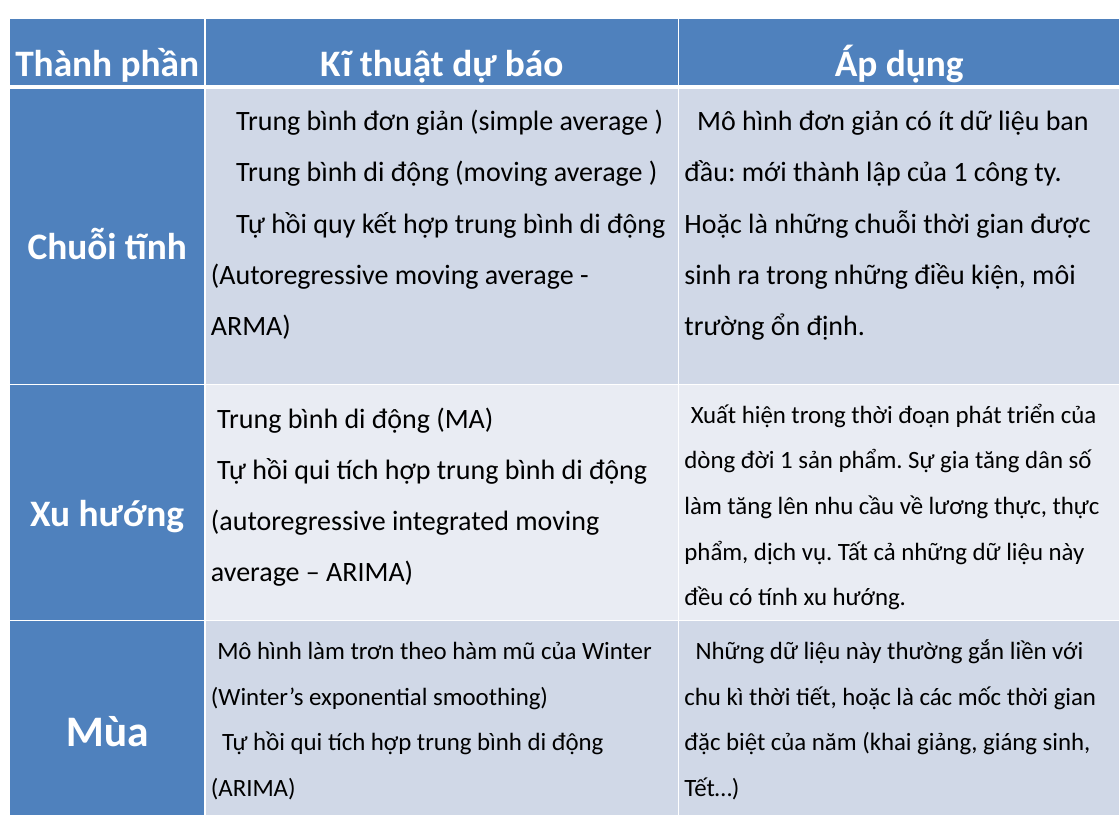
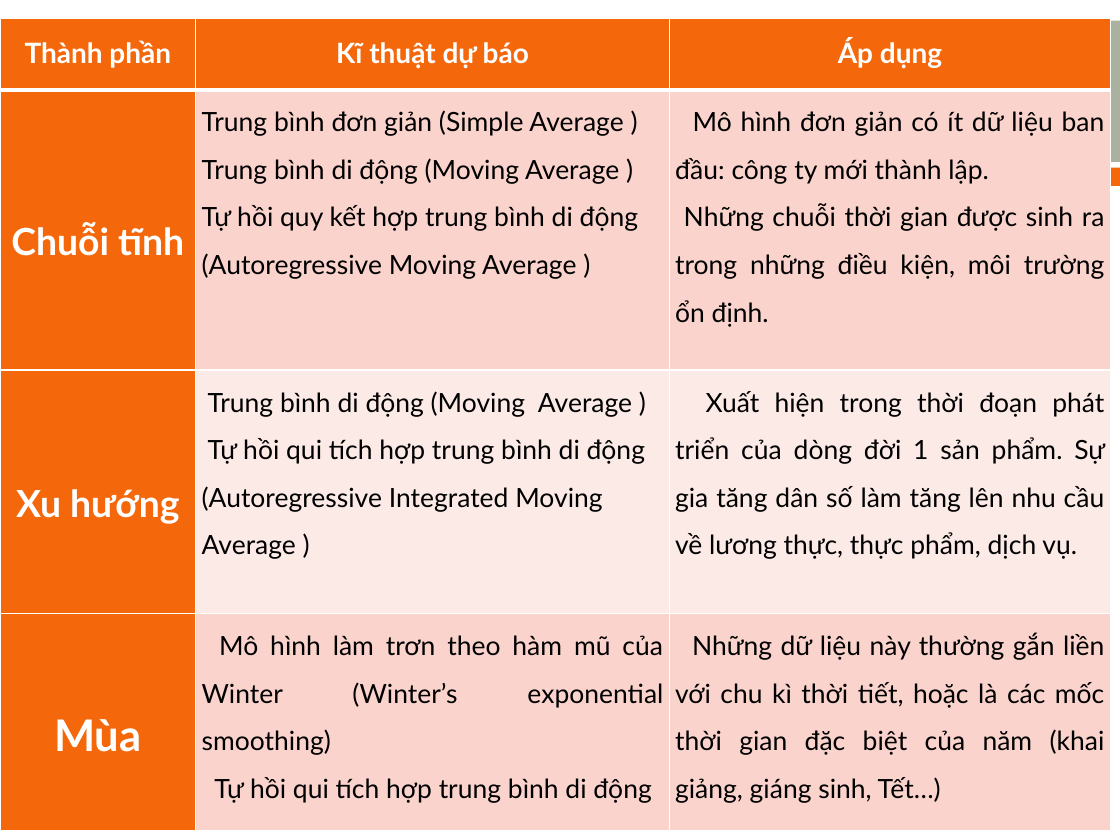
Before and after one commit to nvtthai/forecast-time-series, a slide deck: slide 13 of Report/Presentation.ppt. Drawn at 1120x840 pixels with LibreOffice and Linux fonts; fonts in the diff are those of the drawing. Boxes give left, top, right and bottom in pixels: in the first picture for what was removed or moved away, otherwise in the second. Text is boxed around its words. In the diff, an @@ line names an element or a change of style, - is before the commit and + after.

```diff
--- a/Report/Presentation.ppt
+++ b/Report/Presentation.ppt
@@ table at (x1=0, y1=19, x2=1111, y2=831) @@
-row 2, column 2: Trung bình đơn giản (simple average ) / Trung bình di động (moving average ) / Tự hồi quy kết hợp trung bình di động (Autoregressive moving average - ARMA)
+row 2, column 2: Trung bình đơn giản (Simple Average ) / Trung bình di động (Moving Average ) / Tự hồi quy kết hợp trung bình di động (Autoregressive Moving Average )
-row 2, column 3: Mô hình đơn giản có ít dữ liệu ban đầu: mới thành lập của 1 công ty. Hoặc là những chuỗi thời gian được sinh ra trong những điều kiện, môi trường ổn định.
+row 2, column 3: Mô hình đơn giản có ít dữ liệu ban đầu: công ty mới thành lập. / Những chuỗi thời gian được sinh ra trong những điều kiện, môi trường ổn định.
-row 3, column 2: Trung bình di động (MA) / Tự hồi qui tích hợp trung bình di động (autoregressive integrated moving average – ARIMA)
+row 3, column 2: Trung bình di động (Moving Average ) / Tự hồi qui tích hợp trung bình di động (Autoregressive Integrated Moving Average )
-row 3, column 3: Xuất hiện trong thời đoạn phát triển của dòng đời 1 sản phẩm. Sự gia tăng dân số làm tăng lên nhu cầu về lương thực, thực phẩm, dịch vụ. Tất cả những dữ liệu này đều có tính xu hướng.
+row 3, column 3: Xuất hiện trong thời đoạn phát triển của dòng đời 1 sản phẩm. Sự gia tăng dân số làm tăng lên nhu cầu về lương thực, thực phẩm, dịch vụ.
-row 4, column 2: Mô hình làm trơn theo hàm mũ của Winter (Winter’s exponential smoothing) / Tự hồi qui tích hợp trung bình di động (ARIMA)
+row 4, column 2: Mô hình làm trơn theo hàm mũ của Winter (Winter’s exponential smoothing) / Tự hồi qui tích hợp trung bình di động
@@ fill #4F81BD to #F4680B in 6 cells @@
@@ fill #D0D8E8 to #FBD4CC in 4 cells @@
@@ fill #E9EDF4 to #FDEBE7 in 2 cells @@
@@ size 24 to 18 pt in "Thành phần", "Kĩ thuật dự báo", "Áp dụng" @@
@@ font Calibri to Lato in "Thành phần", "Kĩ thuật dự báo", "Áp dụng", "Chuỗi tĩnh" and 3 more places @@
@@ size 16 to 17 pt in "Những dữ liệu này thường gắn liền ..." @@
@@ alignment left to justified @@
@@ table resized from (x1=9, y1=19, x2=1120, y2=812) to (x1=0, y1=19, x2=1111, y2=831) @@
@@ rectangle added at (x1=0, y1=20, x2=1120, y2=161), fill #ABB19F @@
@@ rectangle added at (x1=0, y1=168, x2=1120, y2=186), fill #F4680B @@
```
Also in this commit, not shown: 34 other slides changed, 18 slides added, 4 slides removed, 1 other file.
